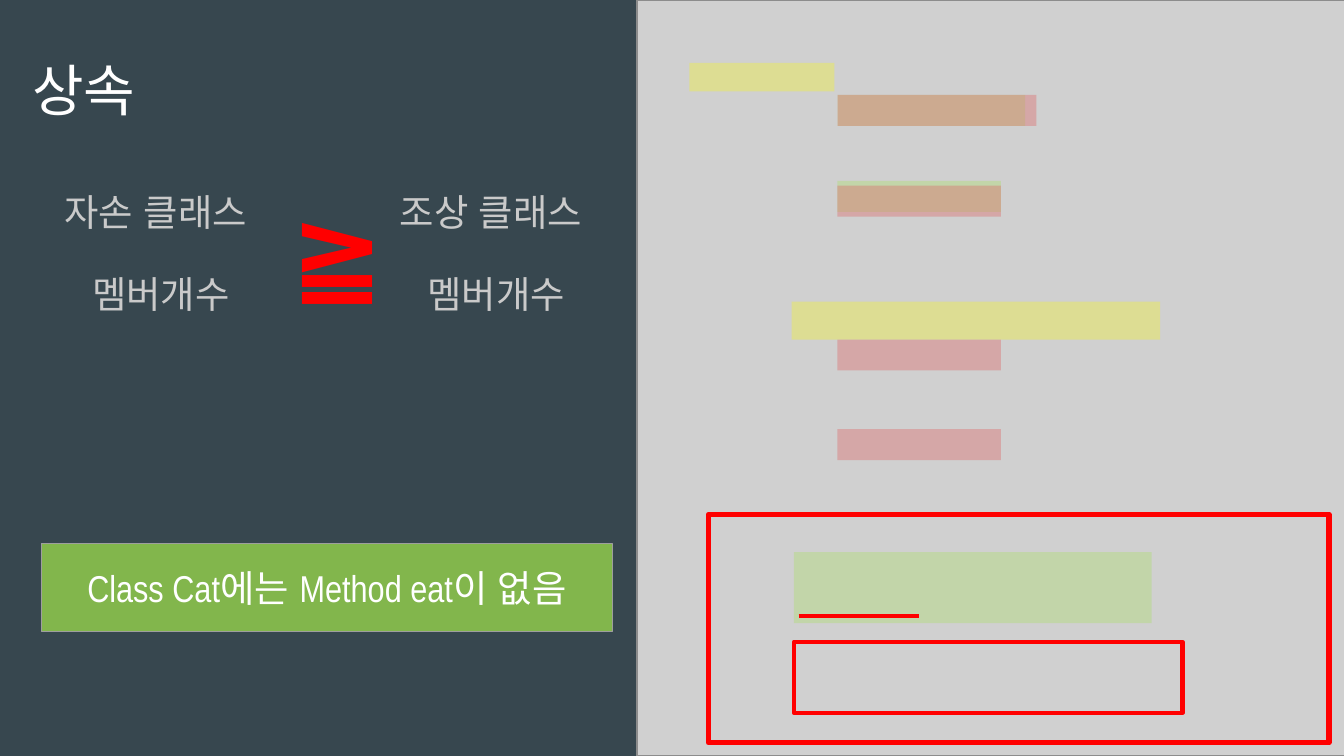
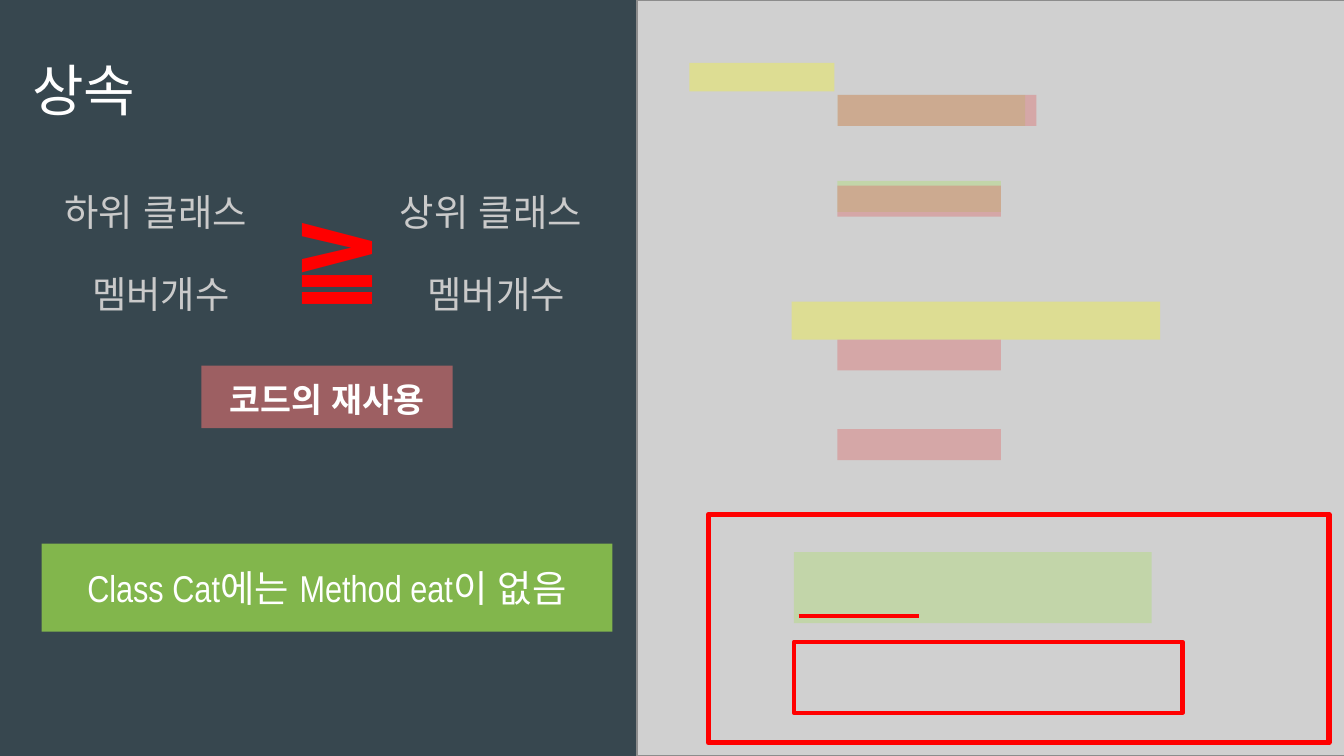
Before and after one commit to RionPark/bdi-homework, a slide deck: slide 5 of src/d191010/Jihyeyoung/지혜영.pptx. Drawn at 1344x756 pixels with LibreOffice and Linux fonts; fonts in the diff are those of the drawing; grey boxes stand for pictures. Boxes give left, top, right and bottom in pixels: in the first picture for what was removed or moved away, otherwise in the second. Text is boxed around its words. In the diff, an @@ line names an element or a change of style, - is before the commit and + after.

```diff
--- a/src/d191010/Jihyeyoung/지혜영.pptx
+++ b/src/d191010/Jihyeyoung/지혜영.pptx
@@ text at [64,195,247,229]: text changed @@
-자손 클래스
+하위 클래스
@@ text at [400,195,582,229]: text changed @@
-조상 클래스
+상위 클래스
@@ rectangle added at [202,366,453,429], fill #DC6F6F at 62% opacity, 18 pt, text #FFFFFF, bold @@
+코드의 재사용
@@ rectangle "Class Cat에는 Method eat이 없음" at [42,544,613,632]: outline #9E9E9E 0.75 pt to none @@
```
Also in this commit, not shown: 2 other slides changed.
